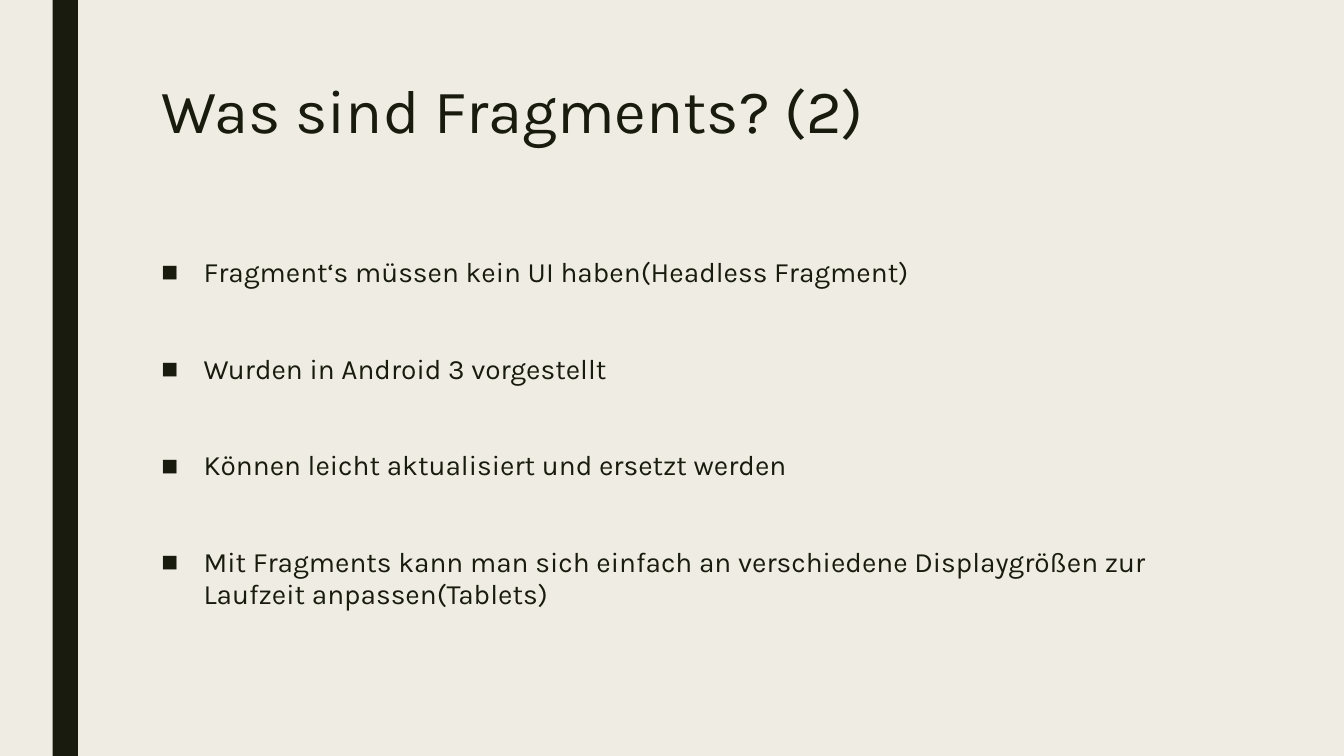
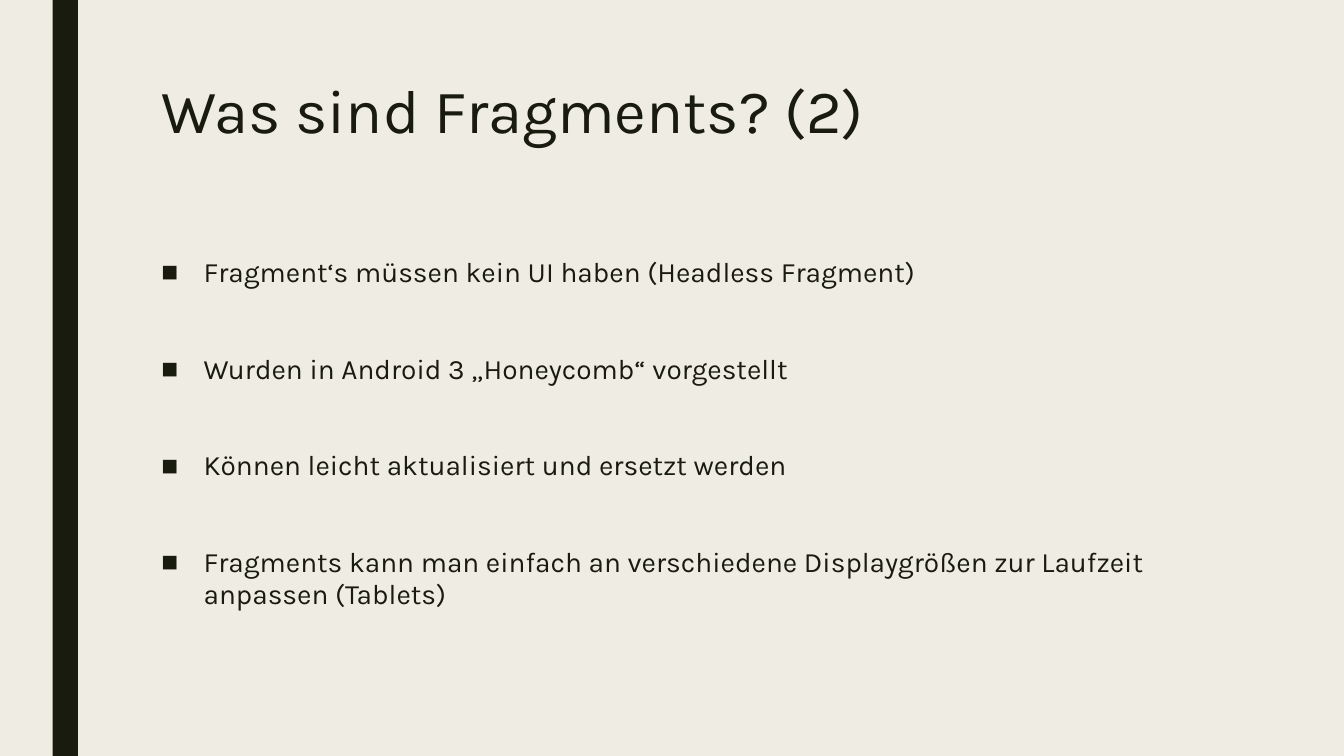
Before and after one commit to EricBuchinger/NVS_Referat, a slide deck: slide 8 of Presentation.pptx. Drawn at 1344x756 pixels with LibreOffice and Linux fonts; fonts in the diff are those of the drawing. Boxes give left, top, right and bottom in pixels: in the first picture for what was removed or moved away, otherwise in the second. Text is boxed around its words. In the diff, an @@ line names an element or a change of style, - is before the commit and + after.

Commit message:
final

```diff
--- a/Presentation.pptx
+++ b/Presentation.pptx
@@ text at [204,262,915,386]: text changed @@
-■ Fragment‘s müssen kein UI haben(Headless Fragment)
-■ Wurden in Android 3 vorgestellt
+■ Fragment‘s müssen kein UI haben (Headless Fragment)
+■ Wurden in Android 3 „Honeycomb“ vorgestellt
@@ text at [204,552,1143,611]: text changed @@
-■ Mit Fragments kann man sich einfach an verschiedene Displaygrößen zur Laufzeit anpassen(Tablets)
+■ Fragments kann man einfach an verschiedene Displaygrößen zur Laufzeit anpassen (Tablets)
```
Also in this commit, not shown: 3 other slides changed.
